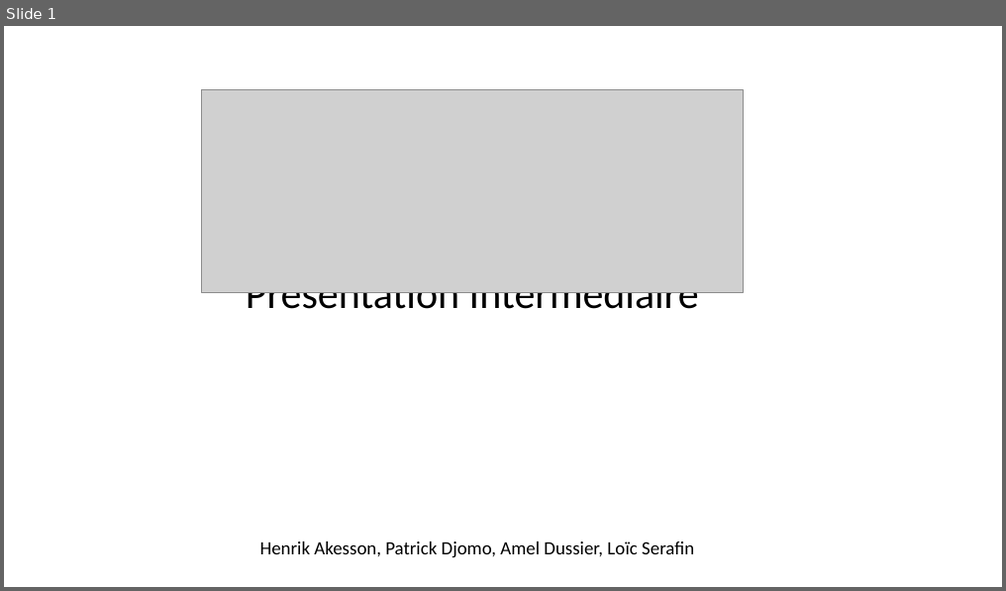
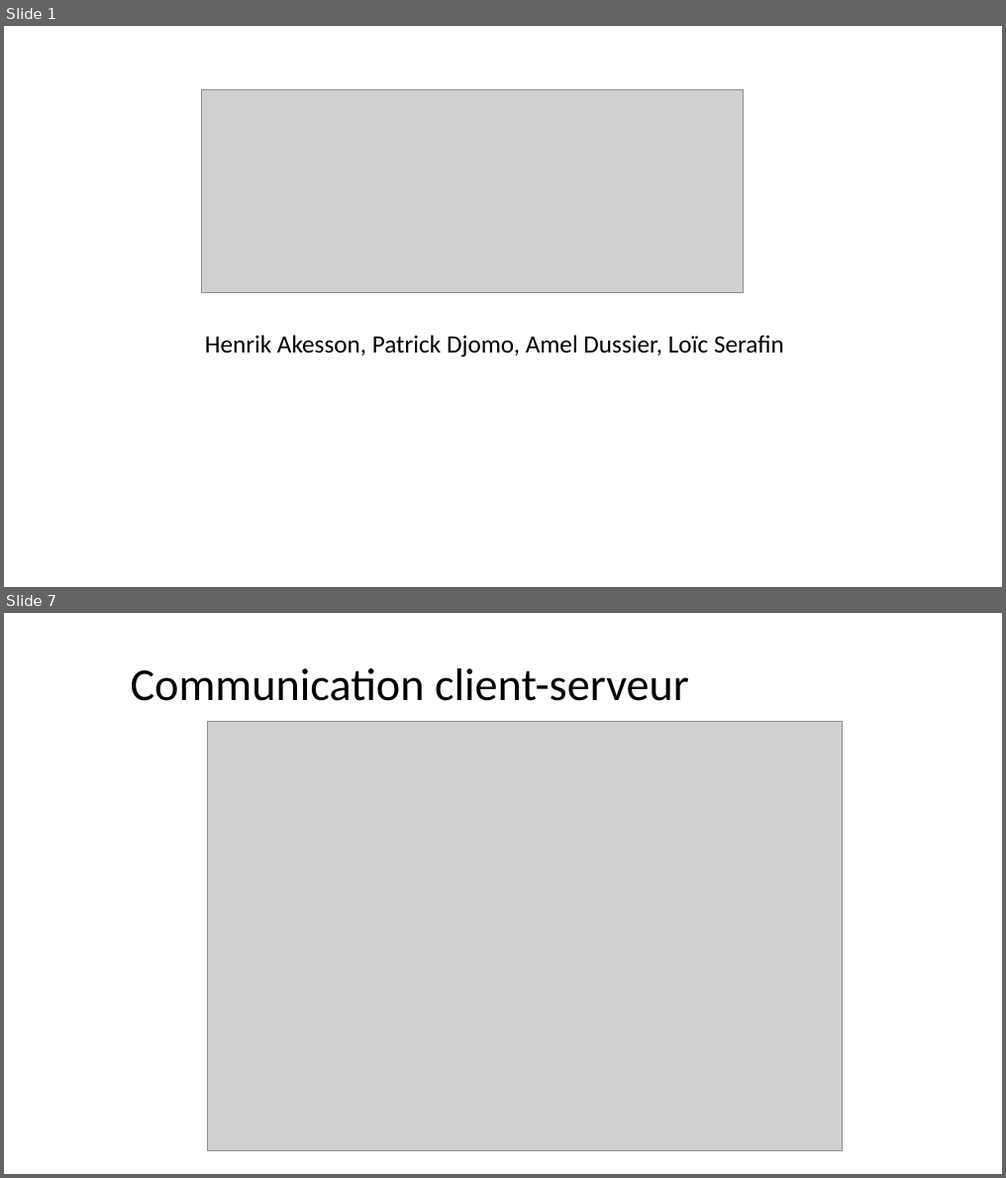
Before and after one commit to pikkle/chaton, a slide deck: docs/presentation_intermediaire.pptx. Shown one above the other, each under a label of ours: slide 1 before the commit, slides 1 and 7 after it; the slides between them are not shown. The pictures are 1006x591 and 1006x1178 pixels, drawn with LibreOffice and Linux fonts; fonts in the diff are those of the drawing; grey boxes stand for pictures. Boxes give left, top, right and bottom in pixels: in the first picture for what was removed or moved away, otherwise in the second. Text is boxed around its words. In the diff, an @@ line names an element or a change of style, - is before the commit and + after.

```diff
--- a/docs/presentation_intermediaire.pptx
+++ b/docs/presentation_intermediaire.pptx
@@ slide 7 added at (x1=4, y1=613, x2=1002, y2=1174), background #FFFFFF @@
@@ title added at (x1=131, y1=668, x2=689, y2=701), 44 pt, text #000000 @@
+Communication client-serveur
@@ picture added at (x1=208, y1=722, x2=843, y2=1151) @@
@@ slide 1 changed as well @@
@@ text removed at (x1=246, y1=292, x2=699, y2=319) @@
-Présentation Intermédiaire
@@ text "Henrik Akesson, Patrick Djomo, Amel ..." moved from (x1=260, y1=542, x2=694, y2=559) to (x1=205, y1=335, x2=784, y2=358) @@
@@ text "Henrik Akesson, Patrick Djomo, Amel ..." at (x1=205, y1=335, x2=784, y2=358): size 18 to 24 pt @@
```
Also in this commit, not shown: 6 other slides changed, 4 other slides added, 6 other files.
